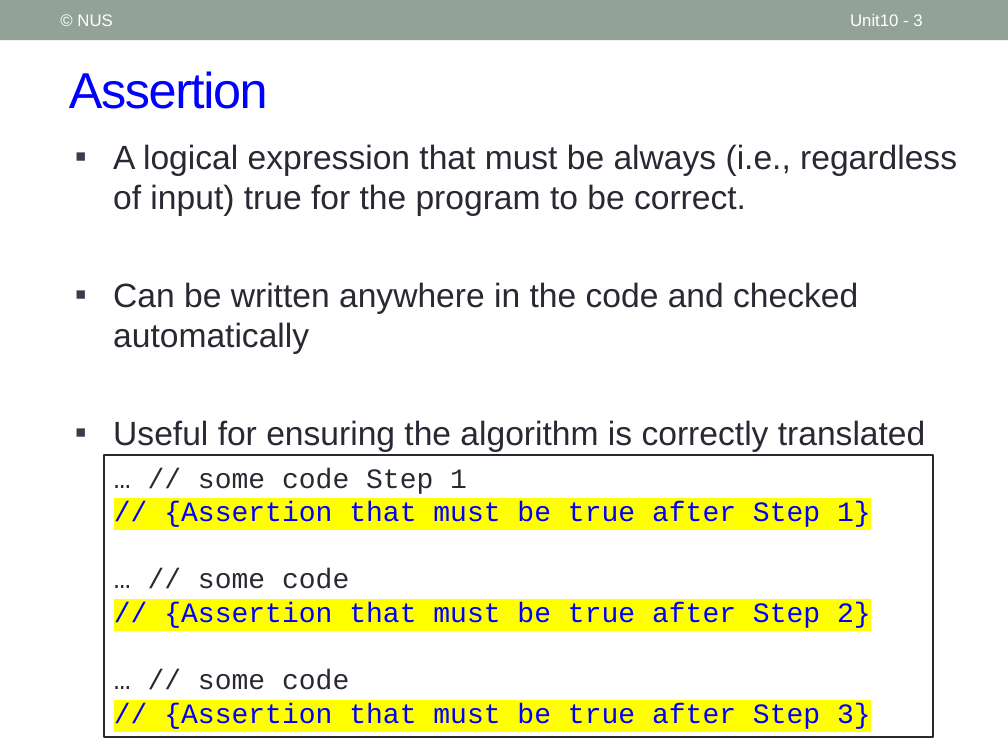
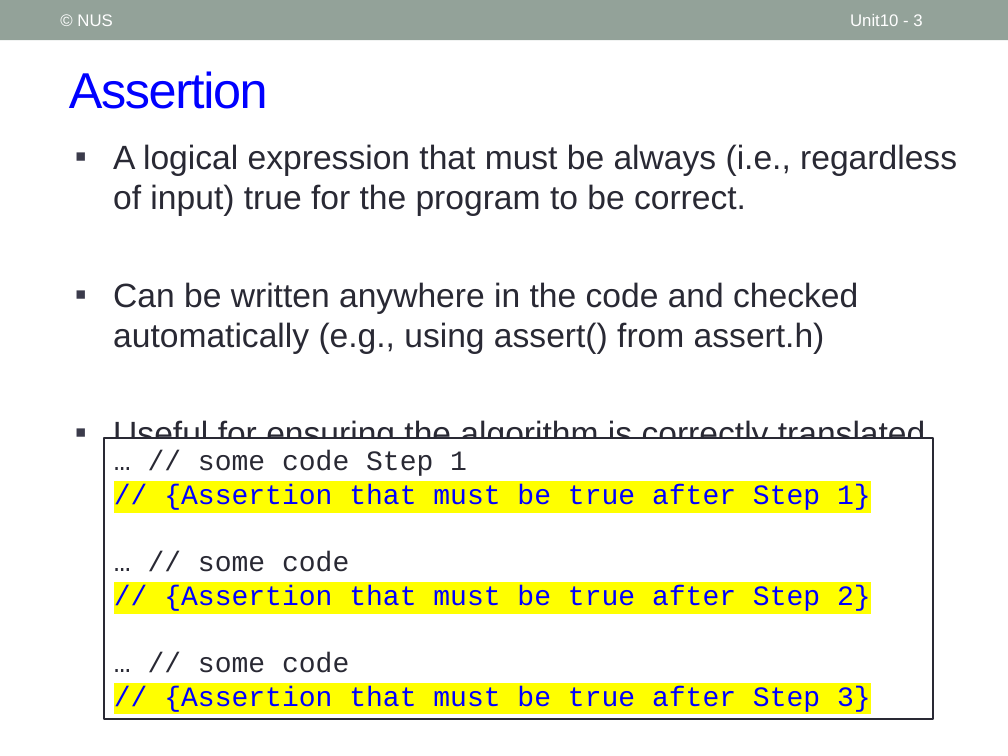
Before and after one commit to nus-cs1010-2021-s2/website, a slide deck: slide 3 of slides/Unit10_Assertion.pptx. Drawn at 1008x756 pixels with LibreOffice and Linux fonts; fonts in the diff are those of the drawing. Boxes give left, top, right and bottom in pixels: in the first picture for what was removed or moved away, otherwise in the second. Text is boxed around its words. In the diff, an @@ line names an element or a change of style, - is before the commit and + after.

```diff
--- a/slides/Unit10_Assertion.pptx
+++ b/slides/Unit10_Assertion.pptx
@@ text at [113,282,858,354]: text changed @@
-▪ Can be written anywhere in the code and checked automatically
+▪ Can be written anywhere in the code and checked automatically (e.g., using assert() from assert.h)
@@ rectangle "… // some code Step ...": place and size @@
-rectangle "… // some code Step ..." at [104,455,932,736]
+rectangle "… // some code Step ..." at [104,437,932,719]
```
Also in this commit, not shown: 2 other slides changed, 7 other files.
